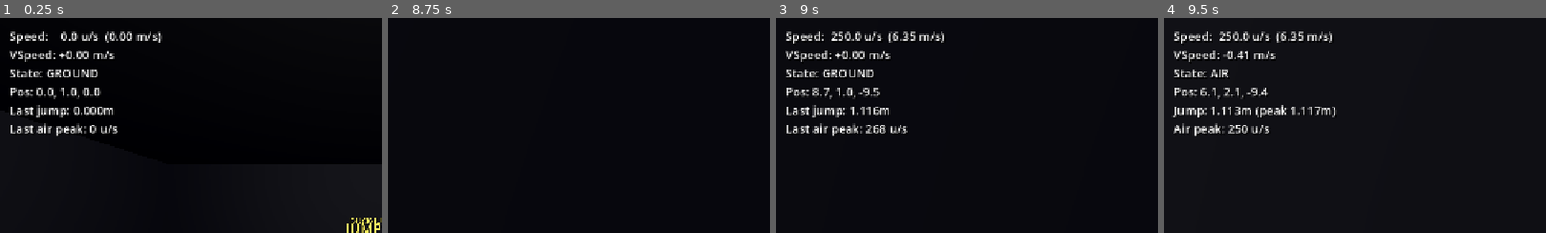
Above: before the commit, frames 1-4 (left to right).
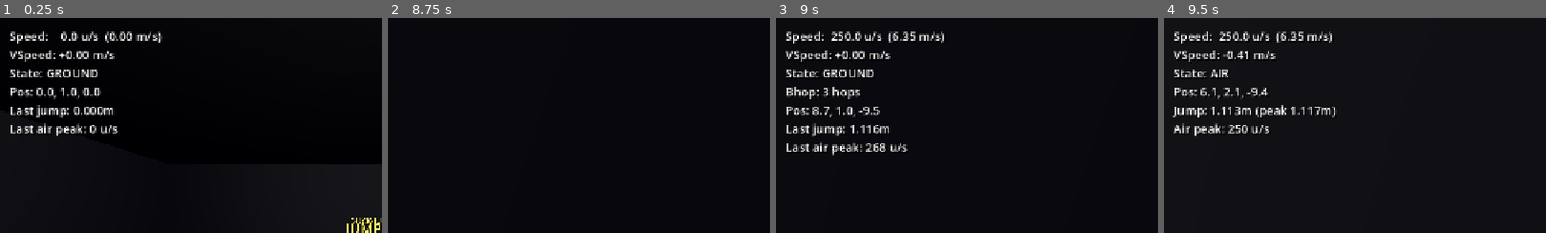
Above: after the commit, the same moments.

Repository: gotospaceplace/angels_and_demons
Game: Godot game, scene res://client/scenes/main.tscn
Same seed, same stepped clock (60 frames per second), same inputs: the game is played once before the commit and once after it. This scene is started directly instead of the project's main scene.
Inputs (mouse positions are % of the whole screen's width and height, from its top left):
- Up to frame 1 (0.25 s): no input
- Up to frame 2 (8.75 s): tap Enter at 0.5, 8 s; move the mouse to (55, 50) at 0.52 s; hold Space (jump) 0.53-1.28 s; hold W (move_forward) 0.53-5.78 s; move the mouse to (45, 50) at 1.27 s; tap Ctrl (duck) at 1.35, 5.85 s; tap Space (jump) at 1.52, 1.55, 1.82, 2.3, 2.75, 2.85, 3.02, 3.32, 3.77, 3.8, 4.07, 4.52, 4.55, 4.82, 6.02, 6.05, 6.32, 6.77, 6.8, 7.07, 7.35, 7.52, 7.82, 8.3 s; move the mouse to (52, 48) at 2.02 s; hold F7 (toggle_hud) 2.03-2.78 s; move the mouse to (49, 52) at 2.77 s; move the mouse to (57, 51) at 3.52 s; hold Ctrl (duck) 3.53-4.28 s; move the mouse to (42, 49) at 4.27 s; tap F7 (toggle_hud) at 4.35 s; move the mouse to (51, 50) at 5.02 s; hold Space (jump) 5.03-5.78 s; move the mouse to (46, 48) at 5.77 s; hold D (move_right) 5.78-6.53 s; move the mouse to (55, 50) at 6.52 s; hold F7 (toggle_hud) 6.53-7.28 s; hold W (move_forward) from 6.53 s (still down); move the mouse to (45, 50) at 7.27 s; move the mouse to (52, 48) at 8.02 s; hold Ctrl (duck) from 8.03 s (still down)
- Up to frame 3 (9 s): tap Space (jump) at 8.75 s; move the mouse to (49, 52) at 8.77 s; release W (move_forward) at 8.78 s; release Ctrl (duck) at 8.78 s; hold A (move_left) from 8.78 s (still down); tap F7 (toggle_hud) at 8.85 s
- Up to frame 4 (9.5 s): keep holding A (move_left); tap Space (jump) at 9.02, 9.05, 9.32 s
The pictures show only the part of the screen within x 0-50%, y 0-50%; the shares and areas given below are measured in that part.

Frames 1-2 are identical in both runs. In frame 3, 2.8% of the frame differs, in the area x 2-35%, y 32-64%; in frame 4, nothing differs.

Commit message:
Add bhop system (WB5): progressive degradation after 2 free hops
A&D bhop design: first 2 hops preserve full air-strafe speed, then
each subsequent hop clips horizontal velocity by 12% of maxspeed
(floored at 80%). Speed cap applies at jump time like CS 1.6's
PM_PreventMegaBunnyJumping. Bhop detected via ground_time < 100ms
window; chain resets on any non-bhop jump. HUD shows hop count.

Co-Authored-By: Claude Opus 4.6 <noreply@anthropic.com>

Diff:
--- a/client/scripts/telemetry_hud.gd
+++ b/client/scripts/telemetry_hud.gd
@@ -87,6 +87,8 @@
 	text += "Speed: %6.1f u/s  (%4.2f m/s)\n" % [h_speed_gsrc, h_speed]
 	text += "VSpeed: %+.2f m/s\n" % player.velocity.y
 	text += "State: %s\n" % ground_str
+	if player.hop_count > 0:
+		text += "Bhop: %d hops\n" % player.hop_count
 	text += "Pos: %.1f, %.1f, %.1f\n" % [pos.x, pos.y, pos.z]
 
 	if tracking_jump:
--- a/shared/scripts/movement_constants.gd
+++ b/shared/scripts/movement_constants.gd
@@ -61,6 +61,7 @@
 const BHOP_FREE_HOPS := 2          # full speed preservation for first N hops
 const BHOP_DEGRADATION_RATE := 0.12 # speed factor lost per hop after free hops
 const BHOP_MIN_SPEED_FACTOR := 0.8  # floor on degradation (never below 80% of maxspeed)
+const BHOP_WINDOW := 0.1            # seconds to land-and-jump to count as bhop
 
 # --- Ladder ---
 # GoldSrc: MAX_CLIMB_SPEED = 200 u/s
--- a/shared/scripts/player_movement.gd
+++ b/shared/scripts/player_movement.gd
@@ -22,6 +22,10 @@
 var wants_duck := false
 var duck_eye_progress := 0.0
 
+# Bhop tracking
+var hop_count := 0
+var ground_time := 0.0
+
 func _ready() -> void:
 	Input.mouse_mode = Input.MOUSE_MODE_CAPTURED
 	add_to_group("player")
@@ -49,6 +53,11 @@
 		wish_speed *= MC.DUCKING_MULTIPLIER
 
 	_categorize_position()
+
+	if on_ground:
+		ground_time += delta
+	else:
+		ground_time = 0.0
 
 	if on_ground:
 		_ground_move(delta)
@@ -189,6 +198,20 @@
 
 	var keyboard_jump := jump_pressed and not jump_was_pressed
 	if (keyboard_jump or scroll_jump_queued) and on_ground:
+		if ground_time < MC.BHOP_WINDOW:
+			hop_count += 1
+		else:
+			hop_count = 0
+
+		if hop_count > MC.BHOP_FREE_HOPS:
+			var speed_factor := maxf(1.0 - float(hop_count - MC.BHOP_FREE_HOPS) * MC.BHOP_DEGRADATION_RATE, MC.BHOP_MIN_SPEED_FACTOR)
+			var speed_cap := max_speed * speed_factor
+			var h_speed := Vector3(velocity.x, 0, velocity.z).length()
+			if h_speed > speed_cap:
+				var scale_f := speed_cap / h_speed
+				velocity.x *= scale_f
+				velocity.z *= scale_f
+
 		velocity.y = MC.JUMP_SPEED
 		on_ground = false
 		scroll_jump_queued = false
